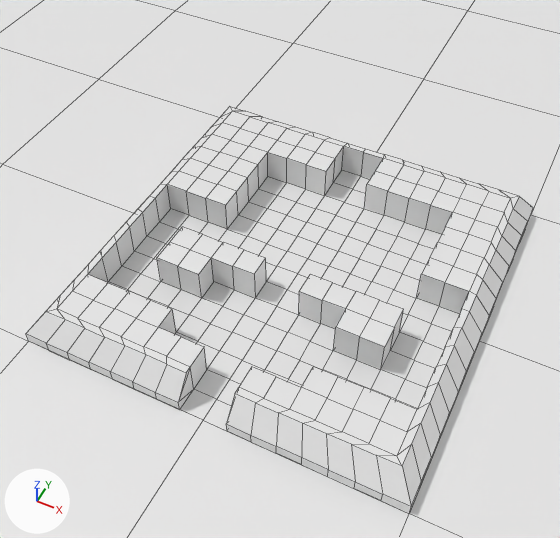
Renders of the Blender file assets/levels/level_1.blend from each side of a commit.
Both versions are drawn from a 50 mm camera at (18.3, -40.1, 49.9) aimed at (1.1, -5.7, 6.9). Arrows for +X, +Y and +Z are at lower left; the lights stay in place. Mesh edges are drawn as thin lines. Materials are left out; every surface is plain grey.

Names of what the first picture shows: 'l1_building', 'l1_building.001', 'l1_building.003', 'l1_building.005', 'l1_building.006', 'l1_ground'.
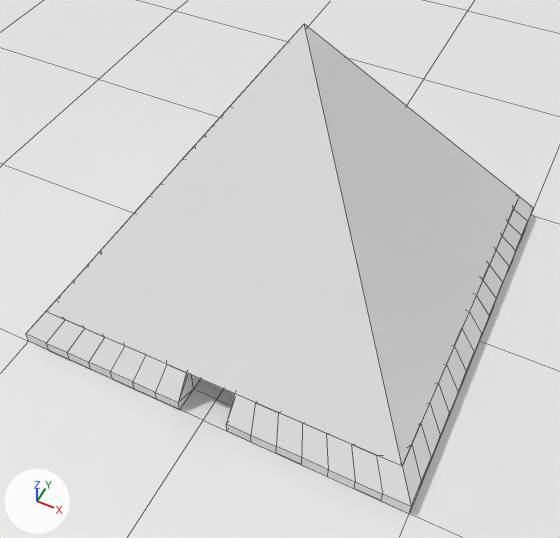
Where the newer file only moved an object's origin or applied its transform, the numbers keep the older frame.

Scene script edits in JSON lines:
```json
{"block": "me_bulilding_mesh_007", "where": "me_bulilding_mesh_007.from_pydata(...)  # 57 vertices, 34 faces; spans x -14.0..14.0, y -10.0..2.0, z 0.0"}
{"block": "me_bulilding_mesh_007", "where": "# used by ob_l1_building_006; location = (0.0, 0.0, 0.0)"}
{"block": "me_bulilding_mesh_007", "change": "me_bulilding_mesh_007 part 1: the loose piece of 30 vertices spanning x -14.0..-6.0, y -10.0..2.0, z 0.0 is deleted"}
{"block": "me_bulilding_mesh_006", "where": "me_bulilding_mesh_006.from_pydata(...)  # 76 vertices, 34 faces; spans x -14.0..14.0, y -10.0..2.0, z 0.0..3.0"}
{"block": "me_bulilding_mesh_006", "where": "# used by ob_l1_building_005; location = (0.0, 0.0, 0.0)"}
{"block": "me_bulilding_mesh_006", "change": "me_bulilding_mesh_006 part 2: the loose piece of 28 vertices spanning x -14.0..-6.0, y -10.0..2.0, z 0.0..3.0 is deleted"}
{"block": "me_bulilding_mesh_006", "change": "me_bulilding_mesh_006 part 3: the loose piece of 12 vertices spanning x -10.0..-6.0, y -6.0..-2.0, z 0.0..3.0 is deleted"}
{"block": "me_bulilding_mesh_004", "where": "# used by ob_l1_building_001; location = (0.0, 0.0, 0.0)"}
{"op": "remove", "block": "me_bulilding_mesh_004", "code": "me_bulilding_mesh_004.from_pydata(...)  # 117 vertices, 88 faces; spans x -8.0..10.0, y -16.0..14.0, z 0.0"}
{"op": "add", "block": "me_bulilding_mesh_004", "code": "me_bulilding_mesh_004.from_pydata(...)  # 44 vertices, 30 faces; spans x -6.0..6.0, y -16.0..-2.0, z 0.0"}
{"block": "me_bulilding_mesh_004", "change": "me_bulilding_mesh_004 part 4"}
{"block": "me_bulilding_mesh_004", "change": "73 vertices are removed from x -8.0..10.0, y -2.0..14.0, z 0.0"}
{"block": "me_bulilding_mesh_004", "change": "58 faces are deleted"}
{"block": "me_bulilding_mesh_002", "where": "me_bulilding_mesh_002.from_pydata(...)  # 5 vertices, 4 faces; spans x -14.6..14.6, y -14.6..14.6, z 3.0..23.7"}
{"block": "me_bulilding_mesh_002", "where": "# used by ob_l1_building_002; location = (0.0, 0.0, 0.0)"}
{"block": "me_bulilding_mesh_002", "change": "me_bulilding_mesh_002 part 5: the whole mesh is moved by (0.0, 0.0, -7.1)"}
{"block": "me_bulilding_mesh", "where": "# used by ob_l1_building; location = (0.0, 0.0, 0.0)"}
{"op": "remove", "block": "me_bulilding_mesh", "code": "me_bulilding_mesh.from_pydata(...)  # 104 vertices, 50 faces; spans x -8.0..10.0, y -16.0..14.0, z 0.0..3.0"}
{"op": "add", "block": "me_bulilding_mesh", "code": "me_bulilding_mesh.from_pydata(...)  # 42 vertices, 20 faces; spans x -6.0..6.0, y -16.0..-4.0, z 0.0..3.0"}
{"block": "me_bulilding_mesh", "change": "me_bulilding_mesh part 6: the loose piece of 44 vertices spanning x -8.0..10.0, y 2.0..14.0, z 0.0..3.0 is deleted"}
{"block": "me_bulilding_mesh", "change": "me_bulilding_mesh part 7: 18 vertices removed from x -8.0..10.0, y -2.0, z 0.0..3.0"}
{"op": "remove", "block": "ob_l1_building_002", "code": "ob_l1_building_002.hide_viewport = True"}
{"op": "set", "path": "ob_l1_building_002.location", "old": "(0.0, 0.0, 0.0)", "new": "(0.0, 0.0, 7.15)"}
```

Boxes (x1, y1, x2, y2) around the edits, measured in the pictures (560 x 538 px):
```json
{"object": "l1_building.002", "change": "shown", "after": [46, 24, 519, 466]}
{"object": "l1_building.001", "change": "reshaped", "before": [175, 171, 441, 431], "after": [180, 379, 234, 431]}
{"object": "l1_building.006", "change": "reshaped", "before": [108, 209, 459, 409], "on screen": "not visible afterwards"}
{"object": "l1_building", "change": "reshaped", "before": [159, 146, 453, 409], "after": [178, 373, 200, 409]}
{"object": "l1_building.005", "change": "reshaped", "before": [88, 185, 469, 369], "on screen": "not visible afterwards"}
{"part": 1, "of": "me_bulilding_mesh_007", "change": "deleted", "before": [108, 209, 227, 332]}
{"part": 2, "of": "me_bulilding_mesh_006", "change": "deleted", "before": [88, 185, 227, 282]}
{"part": 3, "of": "me_bulilding_mesh_006", "change": "deleted", "before": [157, 258, 202, 298]}
{"part": 4, "of": "me_bulilding_mesh_004", "change": "deleted", "before": [219, 171, 441, 330]}
{"part": 6, "of": "me_bulilding_mesh", "change": "deleted", "before": [226, 146, 453, 234]}
{"part": 7, "of": "me_bulilding_mesh", "change": "deleted", "before": [254, 258, 266, 298]}
{"object": "l1_building.003", "change": "unchanged, covered by the edit", "before": [26, 107, 533, 513], "after": [26, 114, 533, 513]}
```
